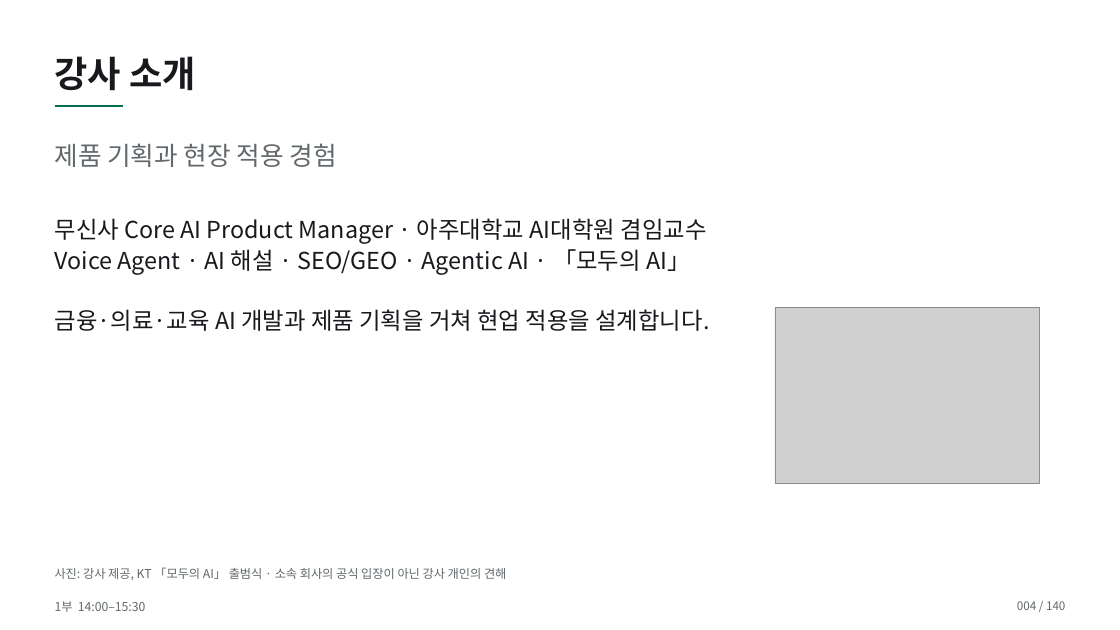
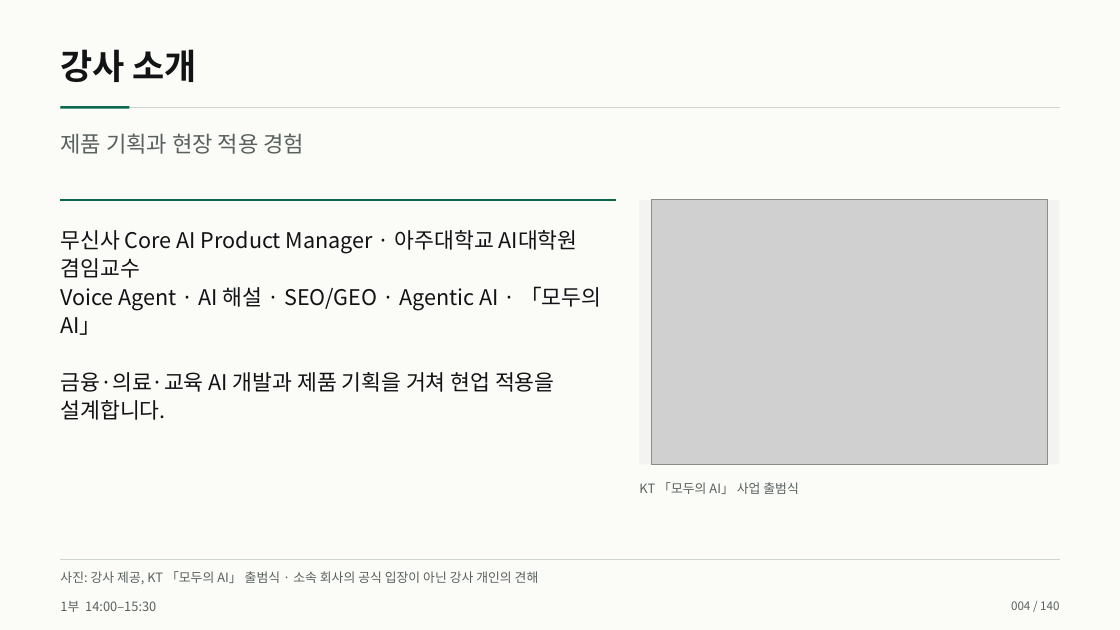
Before and after one commit to smilesjcha/how-to-work-better, a slide deck: slide 4 of lectures/20261007-daeryzen-ai-office/output/daeryzen-ai-office-20261007.pptx. Drawn at 1120x630 pixels with LibreOffice and Linux fonts; fonts in the diff are those of the drawing; grey boxes stand for pictures. Boxes give left, top, right and bottom in pixels: in the first picture for what was removed or moved away, otherwise in the second. Text is boxed around its words. In the diff, an @@ line names an element or a change of style, - is before the commit and + after.

Commit message:
Refactor Daeryzen lecture presentation design

```diff
--- a/lectures/20261007-daeryzen-ai-office/output/daeryzen-ai-office-20261007.pptx
+++ b/lectures/20261007-daeryzen-ai-office/output/daeryzen-ai-office-20261007.pptx
@@ background #FFFFFF to #FBFBF8 @@
@@ text "강사 소개" at box(60, 49, 197, 82): size 31 to 30 pt, text colour #17191C to #111315; line spacing 1.12 to 1.1 @@
@@ line removed from (55, 106) to (124, 106) @@
@@ line added from (60, 108) to (1060, 108), #CED4D1 0.8 pt @@
@@ rectangle added at box(60, 106, 129, 108), fill #0B684F @@
@@ text "제품 기획과 현장 적용 경험": place and size @@
-text "제품 기획과 현장 적용 경험" at box(55, 143, 337, 167)
+text "제품 기획과 현장 적용 경험" at box(60, 133, 304, 154)
@@ text "제품 기획과 현장 적용 경험" at box(60, 133, 304, 154): size 22 to 19 pt, text colour #62686B to #59615F; line spacing 1.12 to 1.1 @@
@@ line added from (60, 200) to (616, 200), #0B684F 2.2 pt @@
@@ rectangle added at box(639, 200, 1060, 465), fill #F3F4F1 @@
@@ picture: place and size @@
-picture at box(775, 308, 1039, 484)
+picture at box(651, 200, 1048, 465)
@@ text "무신사 Core AI Product Manager ...": place and size @@
-text "무신사 Core AI Product Manager ..." at box(55, 218, 709, 331)
+text "무신사 Core AI Product Manager ..." at box(60, 230, 601, 420)
@@ text "무신사 Core AI Product Manager ..." at box(60, 230, 601, 420): size 20 to 18.5 pt, text colour #17191C to #111315; line spacing 1.12 to 1.1 @@
@@ text added at box(639, 482, 798, 494), 11 pt, text #59615F @@
+KT 「모두의 AI」 사업 출범식
@@ text "사진: 강사 제공, KT 「모두의 ..." at box(60, 571, 539, 584): size 10.5 to 11 pt, text colour #62686B to #59615F; line spacing 1.12 to 1.1 @@
@@ line added from (60, 560) to (1060, 560), #CED4D1 0.8 pt @@
@@ text "1부 14:00–15:30" at box(60, 601, 156, 612): size 10.5 to 11 pt, text colour #62686B to #59615F; line spacing 1.12 to 1.1 @@
@@ text "004 / 140" at box(1011, 601, 1059, 610): text colour #62686B to #59615F; line spacing 1.12 to 1.1 @@
```
Also in this commit, not shown: 139 other slides changed, 12 other files.
